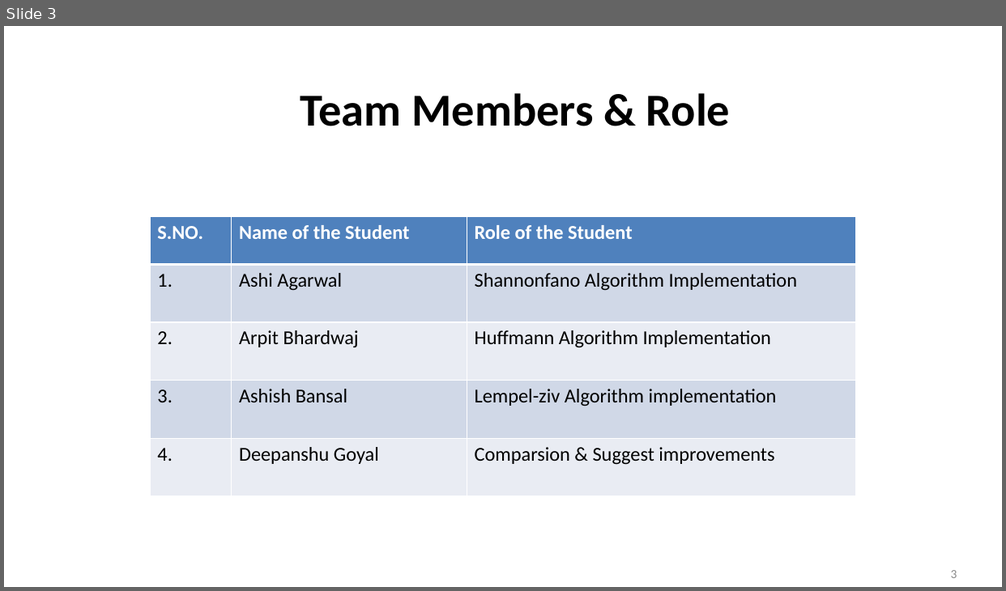
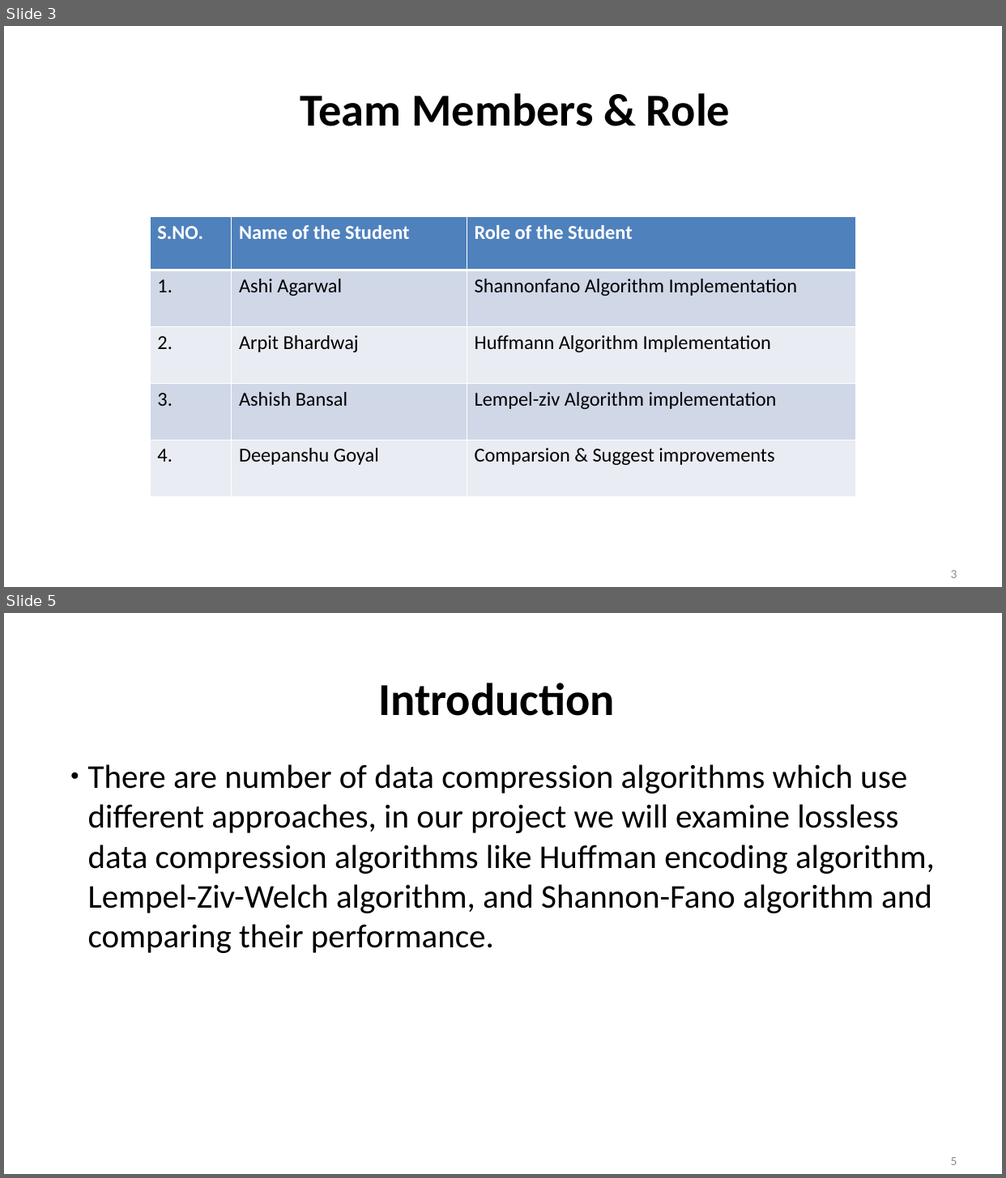
Before and after one commit to ashiagarwal73/Comparision-and-implementation-of-Compression-Algorithms, a slide deck: PodHandler.pptx. Shown one above the other, each under a label of ours: slide 3 before the commit, slides 3 and 5 after it; the slides between them are not shown. The pictures are 1006x591 and 1006x1178 pixels, drawn with LibreOffice and Linux fonts; fonts in the diff are those of the drawing; background and template pictures are left out. Boxes give left, top, right and bottom in pixels: in the first picture for what was removed or moved away, otherwise in the second. Text is boxed around its words. In the diff, an @@ line names an element or a change of style, - is before the commit and + after.

Commit message:
introduction added in ppt

```diff
--- a/PodHandler.pptx
+++ b/PodHandler.pptx
@@ slide 5 added at bbox=[4, 613, 1002, 1174], background picture (left out); not listed: 1 template element that a slide beside it also shows @@
@@ text added at bbox=[378, 683, 615, 716], 44 pt, text #000000, bold @@
+Introduction
@@ text added at bbox=[88, 764, 935, 953], 32 pt, text #000000 @@
+● There are number of data compression algorithms which use different approaches, in our project we will examine lossless data compression algorithms like Huffman encoding algorithm, Lempel-Ziv-Welch algorithm, and Shannon-Fano algorithm and comparing their performance.
@@ slide 3 changed as well @@
@@ table at bbox=[150, 217, 856, 497] @@
@@ fill #D0D8E8 to #D0D8E7 in 6 cells @@
@@ fill #E9EDF4 to #E9ECF3 in 6 cells @@
@@ borders changed @@
```
Also in this commit, not shown: 11 other slides changed, 1 other slide added, 1 slide removed.
